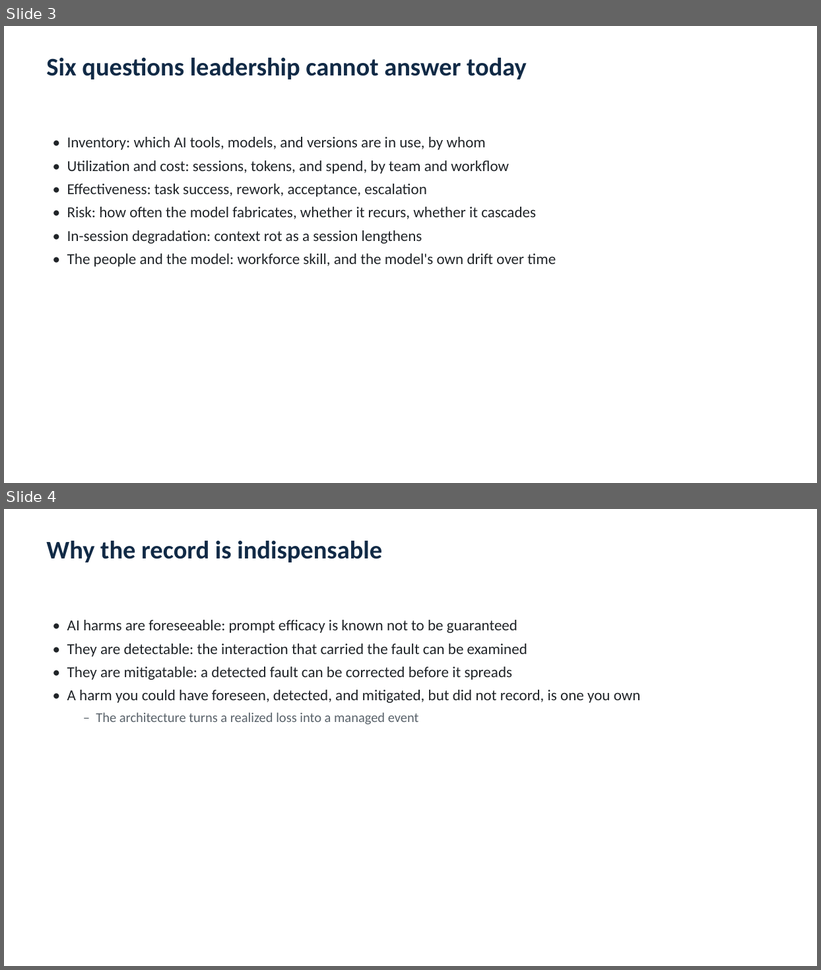
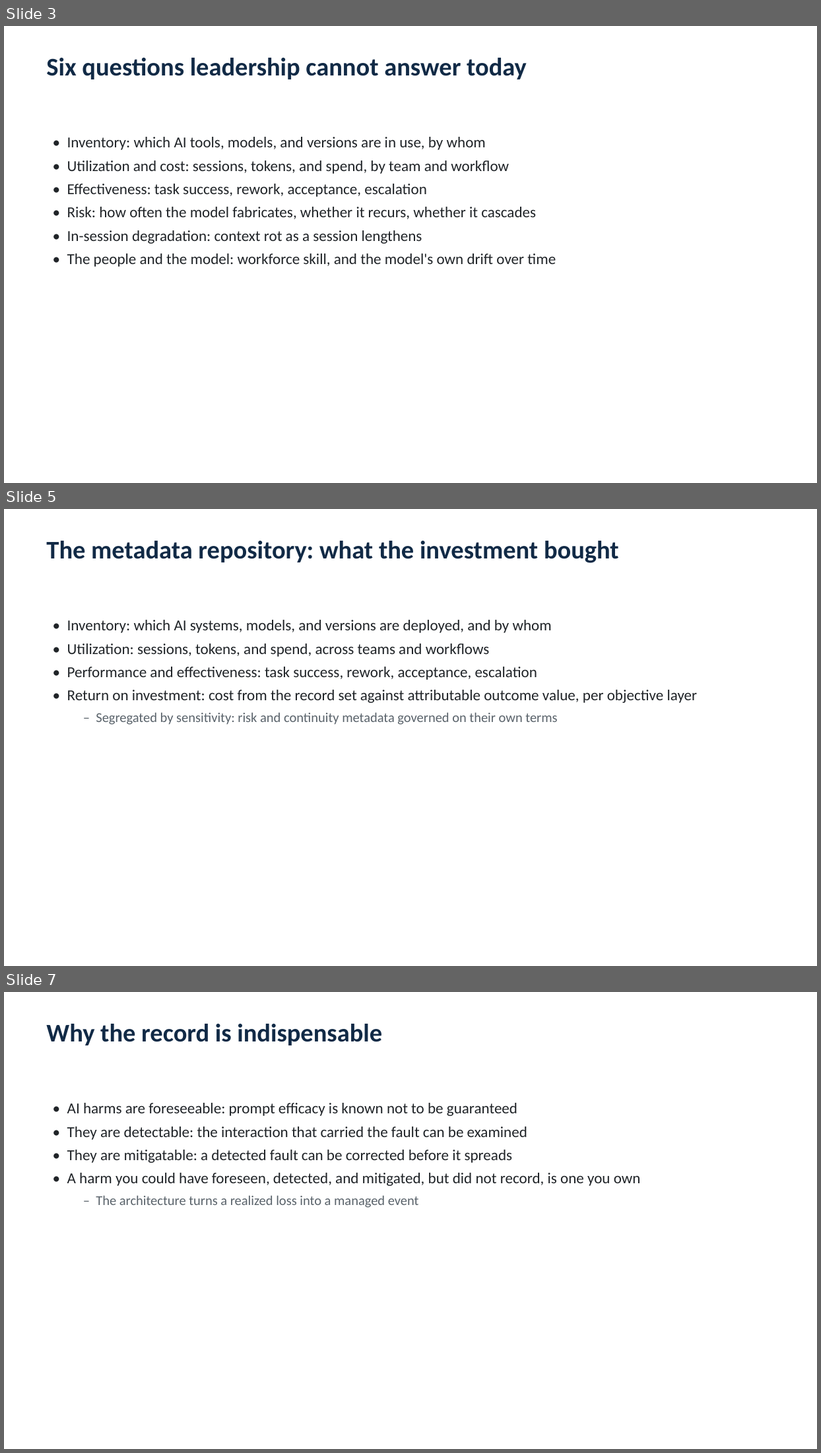
Before and after one commit to yj07538Johnny/Johnny_AI_ML_LLM_experiments_2024, a slide deck: papers/ai-metadata-session-data-repository/AI_Metadata_Repository_Briefing.pptx. Shown one above the other, each under a label of ours: slides 3 and 4 before the commit, slides 3, 5 and 7 after it; the slides between them are not shown. The pictures are 821x970 and 821x1453 pixels, drawn with LibreOffice and Linux fonts; fonts in the diff are those of the drawing. Boxes give left, top, right and bottom in pixels: in the first picture for what was removed or moved away, otherwise in the second. Text is boxed around its words. In the diff, an @@ line names an element or a change of style, - is before the commit and + after.

```diff
--- a/papers/ai-metadata-session-data-repository/AI_Metadata_Repository_Briefing.pptx
+++ b/papers/ai-metadata-session-data-repository/AI_Metadata_Repository_Briefing.pptx
@@ slide 5 added at [4,509,817,966], background #FFFFFF @@
@@ text added at [46,541,619,563], 30 pt, text #112A46, bold @@
+The metadata repository: what the investment bought
@@ text added at [67,620,698,725], 18 pt, text #202428 @@
+• Inventory: which AI systems, models, and versions are deployed, and by whom
+• Utilization: sessions, tokens, and spend, across teams and workflows
+• Performance and effectiveness: task success, rework, acceptance, escalation
+• Return on investment: cost from the record set against attributable outcome value, per objective layer
+  – Segregated by sensitivity: risk and continuity metadata governed on their own terms
@@ what was slide 4 is now slide 7 @@
```
Also in this commit, not shown: 2 slides changed, 3 other slides added, 1 slide removed, 1 other file.
